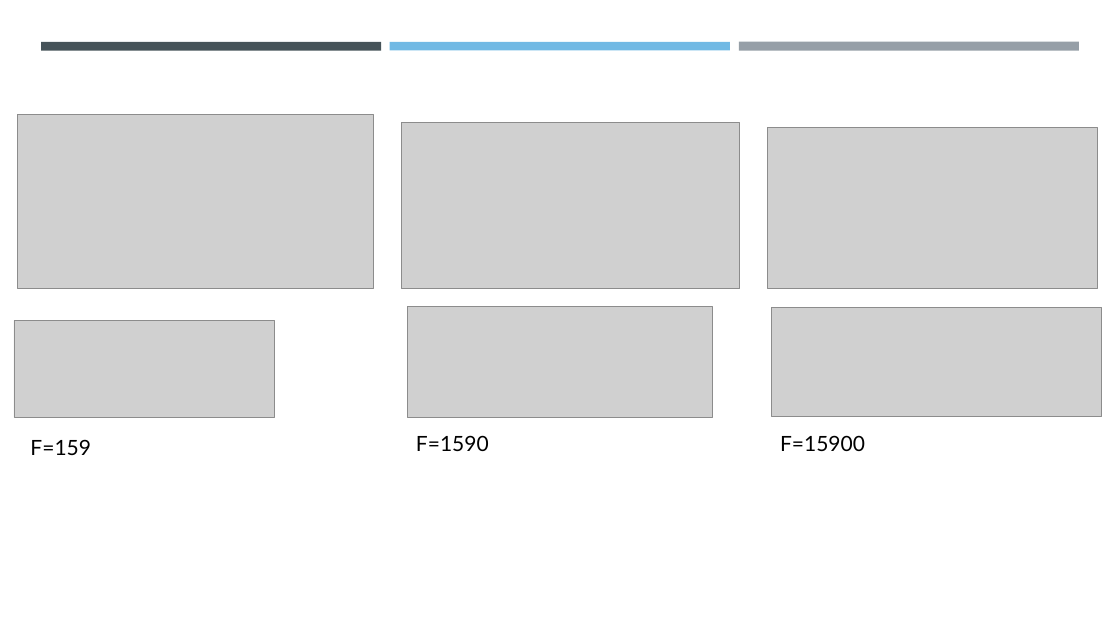
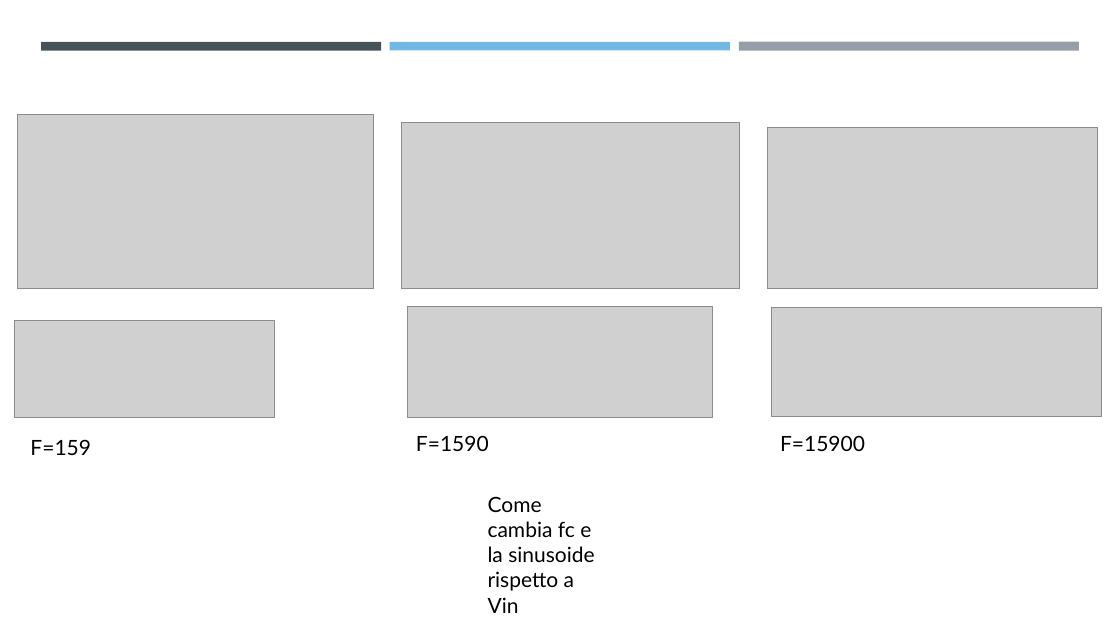
Before and after one commit to RiccardoSC2050/Progetto-sistemi-elettronici, a slide deck: slide 5 of presentazione/Studio filtro passa alto (HP).pptx. Drawn at 1120x630 pixels with LibreOffice and Linux fonts; fonts in the diff are those of the drawing; grey boxes stand for pictures. Boxes give left, top, right and bottom in pixels: in the first picture for what was removed or moved away, otherwise in the second. Text is boxed around its words. In the diff, an @@ line names an element or a change of style, - is before the commit and + after.

```diff
--- a/presentazione/Studio filtro passa alto (HP).pptx
+++ b/presentazione/Studio filtro passa alto (HP).pptx
@@ text added at (x1=488, y1=496, x2=594, y2=613), 18 pt, text #000000 @@
+Come cambia fc e la sinusoide rispetto a Vin
```
Also in this commit, not shown: 5 other slides changed, 13 slides added, 1 slide removed, 12 other files.
